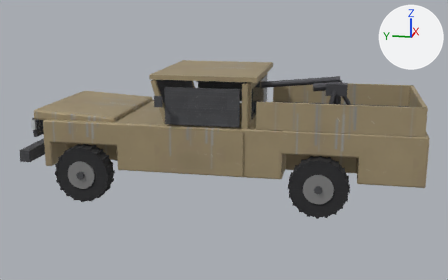
Before and after pictures for a commit that changed the Blender file tools/blend/technical.blend.
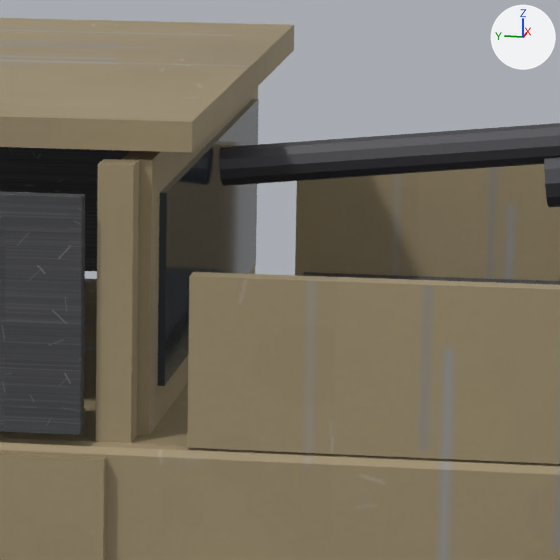
Each version is shown whole from a 50 mm camera at (-8.31, -1.48, 2.75) aimed at (-0.04, 0.18, 0.68), then close up on the part from 51% to 70% of the width and 21% to 53% of the height. Every picture has the same lights, and +X, +Y and +Z are marked at upper right. The first two pictures are the older version.

The older version as bpy lines, for what is in view:
```python
mat_glass = principled_material('glass')
mat_glass.base_color = (0.06, 0.08, 0.1)  # greyish blue #455059
mat_glass.metallic = 0.55
mat_glass.roughness = 0.1
me_cube = bpy.data.meshes.new('Cube')
me_cube.from_pydata(...)  # 1988 vertices, 1402 faces; spans x -1.09..1.09, y -2.45..2.79, z -0.01..1.68
# faces by material slot: [400, 116, 12, 24, 90, 648, 112]
me_cube.materials.append(mat_paint)  # picture img_t_paintsand_jpg
me_cube.materials.append(mat_black)  # picture img_t_gunsteel_jpg
me_cube.materials.append(mat_lamp)  # white #e1e5e7
me_cube.materials.append(mat_glass)  # greyish blue #455059
me_cube.materials.append(mat_gun)  # dark grey #555559
me_cube.materials.append(mat_tyre)  # picture img_t_rubber_jpg
me_cube.materials.append(mat_rim)  # grey #959595
ob_technical = bpy.data.objects.new('technical', me_cube)
ob_technical.location = (0.0, 0.0, 0.0)
```
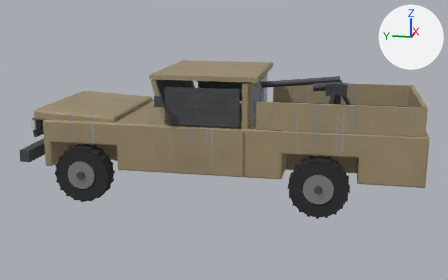
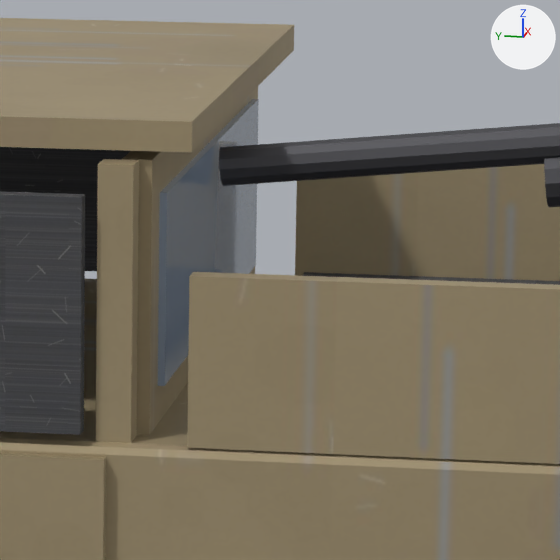
Location of each change, [x1, y1, x2, y2] in pixels of the close-ups (560 x 560 px):
```json
{"object": "technical", "change": "recoloured, surface changed", "before": [154, 97, 260, 389], "after": [154, 97, 260, 389], "on screen": "lighter"}
```

Edits to the scene script, one JSON object a line:
```json
{"op": "set", "path": "mat_glass.metallic", "old": "0.55", "new": "0.0"}
{"op": "set", "path": "mat_glass.base_color", "old": "(0.06, 0.08, 0.1)", "new": "(0.24, 0.29, 0.36)", "note": "greyish blue #455059 -> greyish blue #8693a2"}
{"op": "add", "block": "mat_glass", "code": "mat_glass.emission_strength = 0.35"}
{"op": "add", "block": "mat_glass", "code": "mat_glass.emission_color = (0.05, 0.07, 0.1)  # dark blue #3f4b59"}
```
